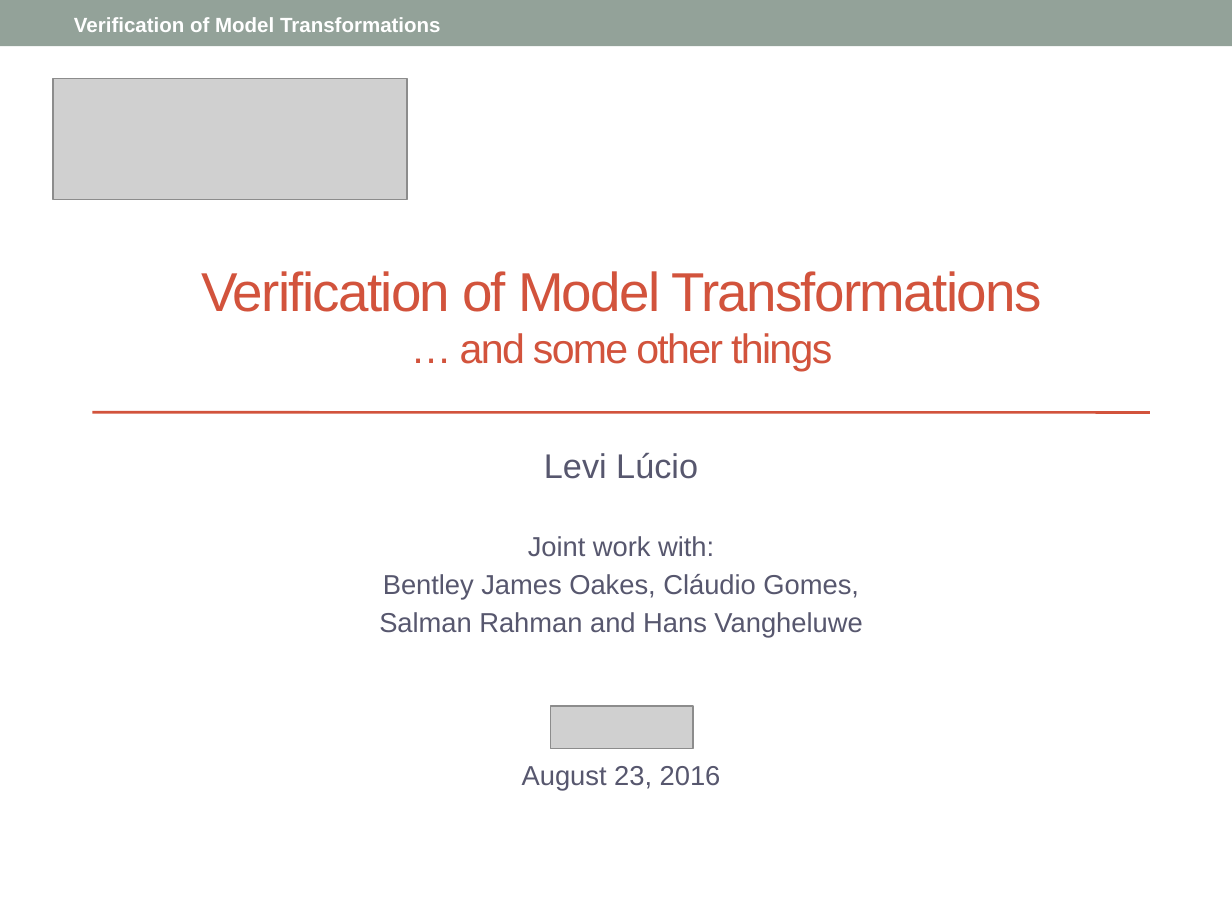
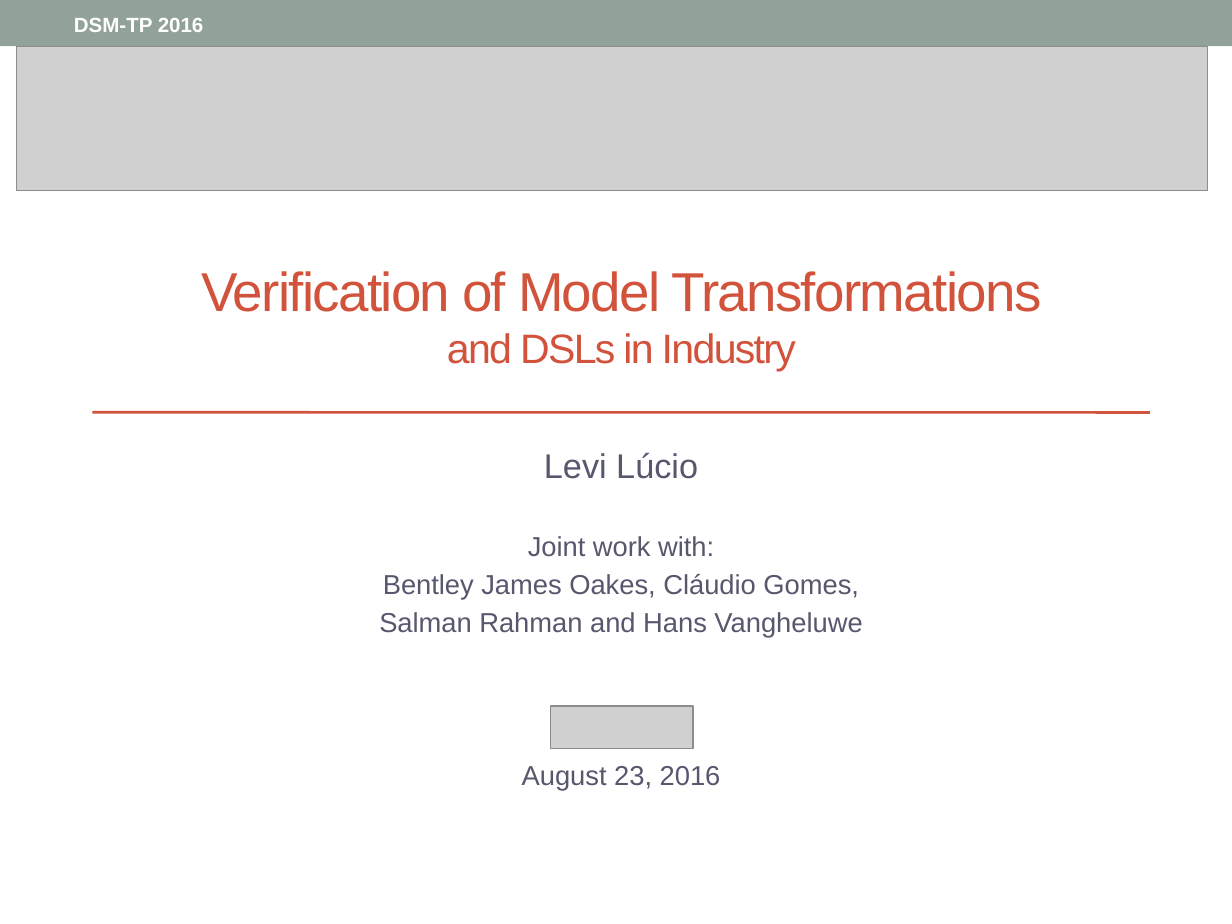
Before and after one commit to levilucio/SyVOLTDocuments, a slide deck: slide 1 of presentations/DSM-TP_2016.pptx. Drawn at 1232x924 pixels with LibreOffice and Linux fonts; fonts in the diff are those of the drawing; grey boxes stand for pictures. Boxes give left, top, right and bottom in pixels: in the first picture for what was removed or moved away, otherwise in the second. Text is boxed around its words. In the diff, an @@ line names an element or a change of style, - is before the commit and + after.

```diff
--- a/presentations/DSM-TP_2016.pptx
+++ b/presentations/DSM-TP_2016.pptx
@@ text at <box>74,18,204,32</box>: text changed @@
-Verification of Model Transformations
+DSM-TP 2016
@@ picture added at <box>16,47,1207,191</box> @@
@@ picture removed at <box>53,78,408,200</box> @@
@@ title at <box>201,271,1041,371</box>: text changed @@
-Verification of Model Transformations
-… and some other things
+Verification of Model Transformations
+and DSLs in Industry
```
Also in this commit, not shown: 25 other slides changed, 8 slides added.
